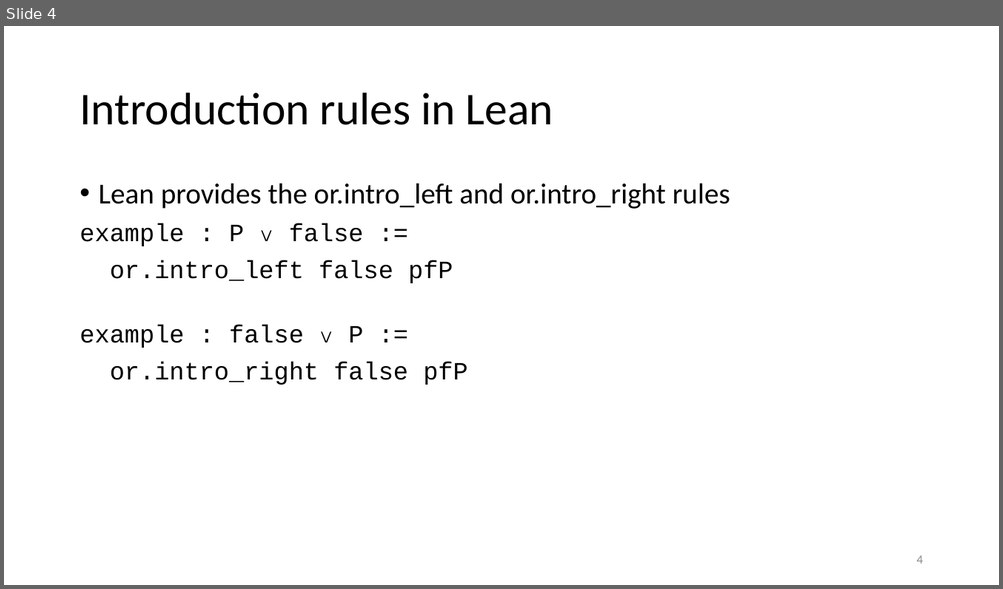
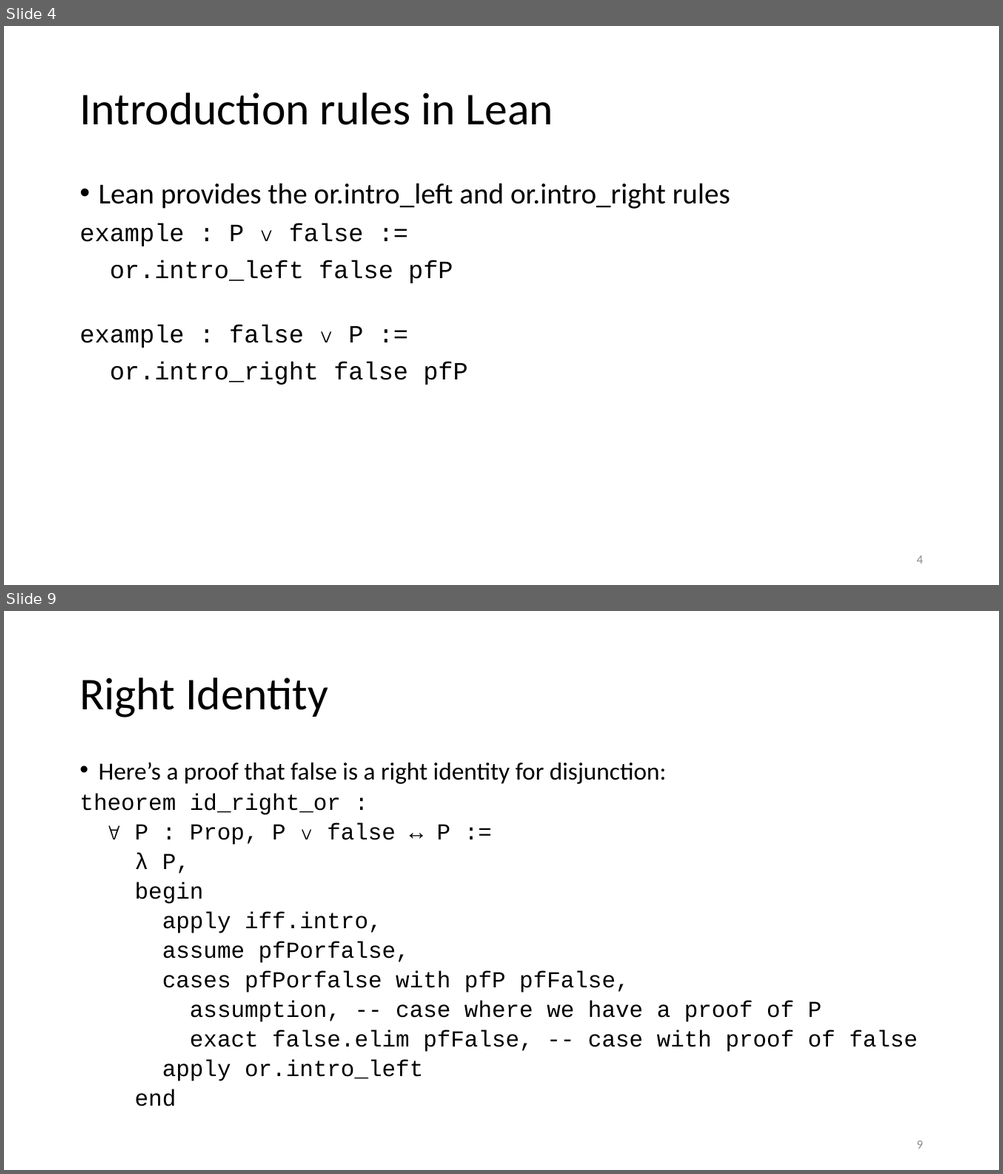
Before and after one commit to kevinsullivan/cs-dm, a slide deck: 09_Disjunction/Disjunction.pptx. Shown one above the other, each under a label of ours: slide 4 before the commit, slides 4 and 9 after it; the slides between them are not shown. The pictures are 1003x589 and 1003x1174 pixels, drawn with LibreOffice and Linux fonts; fonts in the diff are those of the drawing. Boxes give left, top, right and bottom in pixels: in the first picture for what was removed or moved away, otherwise in the second. Text is boxed around its words. In the diff, an @@ line names an element or a change of style, - is before the commit and + after.

Commit message:
Added slides for Disjunction

```diff
--- a/09_Disjunction/Disjunction.pptx
+++ b/09_Disjunction/Disjunction.pptx
@@ slide 9 added at box(4, 611, 999, 1170), background #FFFFFF @@
@@ title added at box(79, 678, 328, 718), 44 pt, text #000000 @@
+Right Identity
@@ text added at box(79, 762, 918, 1107), 22.1 pt, text #000000 @@
+• Here’s a proof that false is a right identity for disjunction:
+theorem id_right_or :
+∀ P : Prop, P ∨ false ↔ P :=
+λ P,
+begin
+apply iff.intro,
+assume pfPorfalse,
+cases pfPorfalse with pfP pfFalse,
+assumption, -- case where we have a proof of P
+exact false.elim pfFalse, -- case with proof of false
+apply or.intro_left
+end
@@ page number added at box(916, 1141, 922, 1149), 12 pt, text #8C8C8C @@
+9
```
Also in this commit, not shown: 2 slides changed, 4 other slides added, 1 slide removed, 1 other file.
